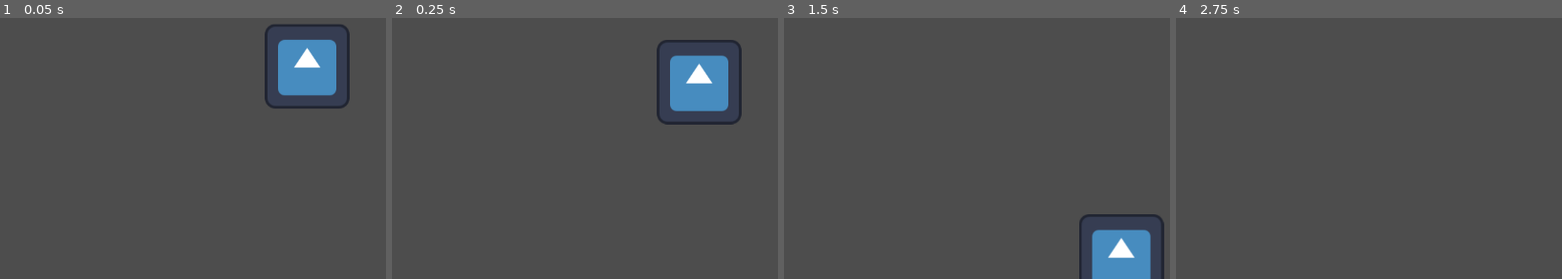
Above: before the commit, frames 1-4 (left to right).
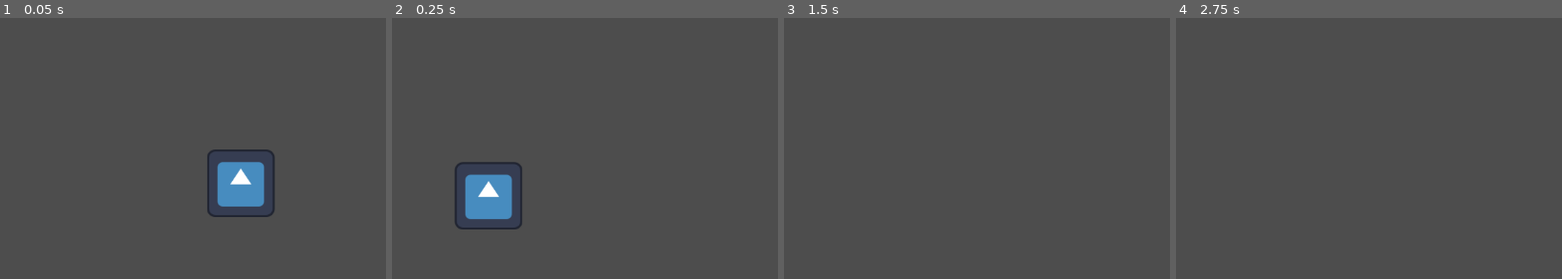
Above: after the commit, the same moments.

Repository: AdnerCabral/FinalProject
Game: Godot game, scene res://scenes/player.tscn
Two runs of this game, one before a commit and one after it. Both use one fixed random seed, a clock stepped at 60 frames per second and the inputs below. The engine's default icon, where the game draws it, is replaced by a stand-in: a white triangle on a blue panel in a dark square.
Inputs:
- Up to frame 1 (0.05 s): no input
- Up to frame 2 (0.25 s): no input
- Up to frame 3 (1.5 s): hold D (move_right) from 0.53 s (still down); tap Space (jump) at 0.77 s
- Up to frame 4 (2.75 s): tap Space (jump) at 1.52 s; release D (move_right) at 2.03 s; hold A (move_left) from 2.03 s (still down)

The runs differ from the first frame. In frame 1, 6.8% of the frame differs, in the area x 53-91%, y 2-77%; in frame 2, 6.8%, in the area x 16-91%, y 8-82%; in frame 3, 3.5%; in frame 4, nothing differs.

Commit message:
Add files via upload
bossroom node
bossmap node
mobile controls camera limit (but it only currently works for the bridges area)
player.... i forgot?

Diff:
--- /dev/null
+++ b/finalproject/scenes/boss_map.tscn
@@ -0,0 +1,53 @@
+[gd_scene load_steps=3 format=3 uid="uid://bjts8iylffk5g"]
+
+[ext_resource type="Texture2D" uid="uid://ija6nf0telo6" path="res://assets/Stadium.png" id="1_0k7ve"]
+
+[sub_resource type="RectangleShape2D" id="RectangleShape2D_0k7ve"]
+size = Vector2(347.109, 112.5)
+
+[node name="BossMap" type="Node2D"]
+
+[node name="Sprite2D4" type="Sprite2D" parent="."]
+z_index = -2
+texture = ExtResource("1_0k7ve")
+
+[node name="Collisions" type="Node2D" parent="."]
+position = Vector2(1029, -83)
+
+[node name="StaticBody2D" type="StaticBody2D" parent="Collisions"]
+position = Vector2(47, 216)
+scale = Vector2(14.08, 1)
+
+[node name="StaticBody2D6" type="StaticBody2D" parent="Collisions"]
+position = Vector2(-2455, -114)
+rotation = 3.14159
+scale = Vector2(1.08314, -26.3248)
+
+[node name="CollisionShape2D" type="CollisionShape2D" parent="Collisions/StaticBody2D6"]
+position = Vector2(0.213074, -1)
+shape = SubResource("RectangleShape2D_0k7ve")
+
+[node name="CollisionShape2D" type="CollisionShape2D" parent="Collisions/StaticBody2D6/CollisionShape2D"]
+position = Vector2(-2570.51, 2.89934)
+shape = SubResource("RectangleShape2D_0k7ve")
+
+[node name="StaticBody2D7" type="StaticBody2D" parent="Collisions"]
+position = Vector2(4094, -1153)
+scale = Vector2(48.2805, 1.78454)
+
+[node name="CollisionShape2D" type="CollisionShape2D" parent="Collisions/StaticBody2D7"]
+position = Vector2(0.213074, -1)
+shape = SubResource("RectangleShape2D_0k7ve")
+
+[node name="StaticBody2D7" type="StaticBody2D" parent="Collisions/StaticBody2D7"]
+position = Vector2(4094, -1153)
+scale = Vector2(48.2805, 1.78454)
+
+[node name="CollisionShape2D" type="CollisionShape2D" parent="Collisions/StaticBody2D7/StaticBody2D7"]
+position = Vector2(0.377428, 1290.46)
+shape = SubResource("RectangleShape2D_0k7ve")
+
+[node name="StaticBody2D10" type="StaticBody2D" parent="Collisions"]
+position = Vector2(-1108, 99)
+rotation = -1.57043
+scale = Vector2(-0.94259, 1.63529)
--- /dev/null
+++ b/finalproject/scenes/buss_room.tscn
@@ -0,0 +1,16 @@
+[gd_scene load_steps=4 format=3 uid="uid://dgsryudg5obal"]
+
+[ext_resource type="PackedScene" uid="uid://c2enm4dpmmrd1" path="res://scenes/player.tscn" id="1_b727d"]
+[ext_resource type="PackedScene" uid="uid://d4de168bwuqj2" path="res://scenes/MobileControls.tscn" id="2_g5hjy"]
+[ext_resource type="PackedScene" uid="uid://bjts8iylffk5g" path="res://scenes/boss_map.tscn" id="3_g5hjy"]
+
+[node name="BussRoom" type="Node2D"]
+
+[node name="BossMap" parent="." instance=ExtResource("3_g5hjy")]
+position = Vector2(116, -688)
+
+[node name="Player" parent="." instance=ExtResource("1_b727d")]
+position = Vector2(118, -104)
+
+[node name="MobileControls" parent="." instance=ExtResource("2_g5hjy")]
+layer = 10
--- a/finalproject/scenes/player.tscn
+++ b/finalproject/scenes/player.tscn
@@ -1,6 +1,6 @@
 [gd_scene load_steps=9 format=3 uid="uid://c2enm4dpmmrd1"]
 
-[ext_resource type="Script" uid="uid://f5nxpqjqbiky" path="res://player.gd" id="1_g2els"]
+[ext_resource type="Script" uid="uid://40vmy5xjimjg" path="res://scripts/player.gd" id="1_g2els"]
 [ext_resource type="Texture2D" uid="uid://cfrohxi1j7xu7" path="res://icon.svg" id="2_qhqgy"]
 
 [sub_resource type="RectangleShape2D" id="RectangleShape2D_dqkch"]
@@ -40,4 +40,11 @@
 }
 
 [node name="Camera2D" type="Camera2D" parent="."]
+offset = Vector2(0, -222)
+zoom = Vector2(0.8, 0.8)
+limit_left = -175
+limit_top = -1000
+limit_right = 13800
+limit_bottom = 915
+limit_smoothed = true
 position_smoothing_enabled = true
